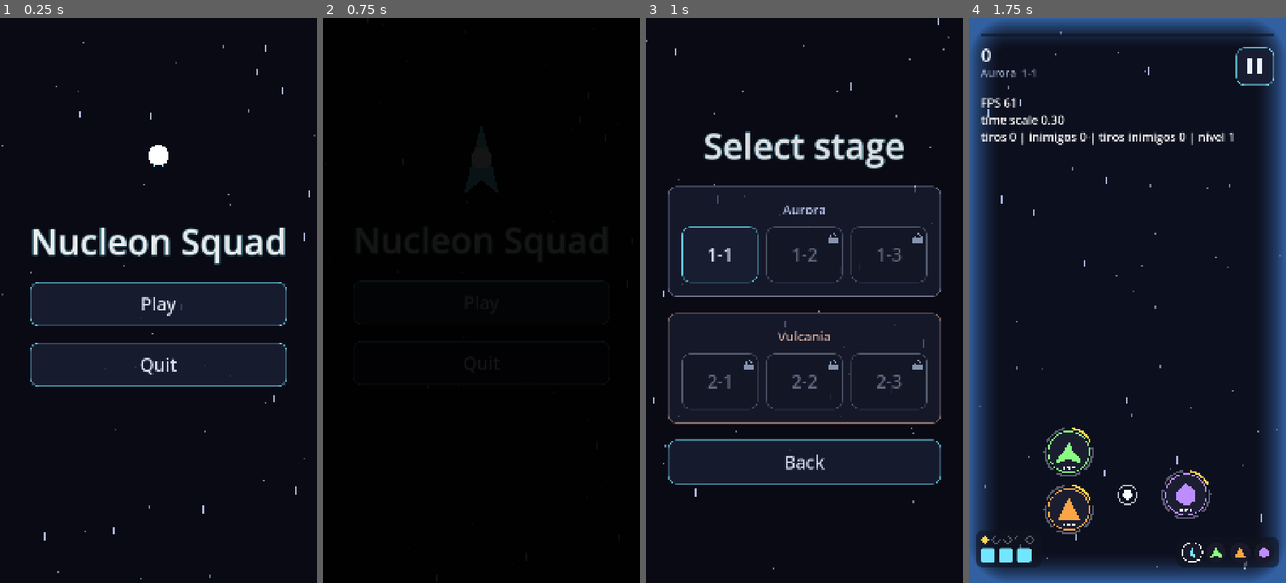
Above: before the commit, frames 1-4 (left to right).
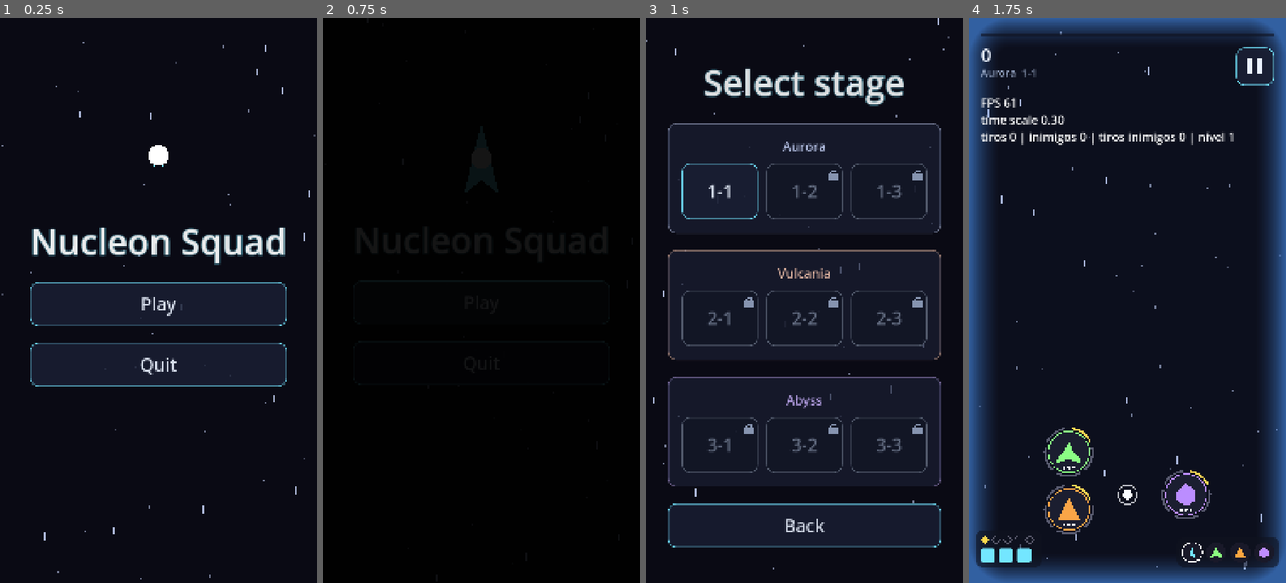
Above: after the commit, the same moments.

Repository: GDPonsoni/Nucleon-Squad-3D
Game: Godot game, scene res://scenes/menu.tscn
Two runs of this game, one before a commit and one after it. Both use one fixed random seed, a clock stepped at 60 frames per second and the inputs below.
Inputs (mouse positions are in pixels of both pictures, inside the frame that each line leads up to; where the layout moved, square brackets give the same spot in the first picture):
- Up to frame 1 (0.25 s): no input
- Up to frame 2 (0.75 s): click "Play" at 0.5 s
- Up to frame 3 (1 s): no input
- Up to frame 4 (1.75 s): click (1041, 187) [1041, 249] at 1.25 s

Frames 1-2 are identical in both runs. In frame 3, 19% of the frame differs, in the area x 6-94%, y 9-94%; in frame 4, nothing differs.

Commit message:
feat(core): adiciona capítulo 3 (Abismo) com fases de 4 a 5 minutos
Três fases mais longas (4:00, 4:30, 5:00) com todos os inimigos,
incluindo o Atirador, e de 10 a 13 ondas cada; a 3-3 termina com a
Umbra. Pool de inimigos sobe para 48 (ondas grandes chegavam ao limite).

Co-Authored-By: Claude Opus 5.5 <noreply@anthropic.com>

Diff:
--- a/data/campaign.tres
+++ b/data/campaign.tres
@@ -4,7 +4,8 @@
 [ext_resource type="Script" path="res://scripts/core/planet_data.gd" id="2_planet_script"]
 [ext_resource type="Resource" path="res://data/planets/planet_1.tres" id="3_planet_1"]
 [ext_resource type="Resource" path="res://data/planets/planet_2.tres" id="4_planet_2"]
+[ext_resource type="Resource" path="res://data/planets/planet_3.tres" id="5_planet_3"]
 
 [resource]
 script = ExtResource("1_script")
-planets = Array[ExtResource("2_planet_script")]([ExtResource("3_planet_1"), ExtResource("4_planet_2")])
+planets = Array[ExtResource("2_planet_script")]([ExtResource("3_planet_1"), ExtResource("4_planet_2"), ExtResource("5_planet_3")])
--- /dev/null
+++ b/data/planets/planet_3.tres
@@ -0,0 +1,15 @@
+[gd_resource type="Resource" script_class="PlanetData" format=3]
+
+[ext_resource type="Script" path="res://scripts/core/planet_data.gd" id="1_script"]
+[ext_resource type="Script" path="res://scripts/enemies/stage_data.gd" id="2_stage_script"]
+[ext_resource type="Resource" path="res://data/stages/p3_s1.tres" id="3_p3_s1"]
+[ext_resource type="Resource" path="res://data/stages/p3_s2.tres" id="4_p3_s2"]
+[ext_resource type="Resource" path="res://data/stages/p3_s3.tres" id="5_p3_s3"]
+
+[resource]
+script = ExtResource("1_script")
+id = &"planet_3"
+name_key = "PLANET_3_NAME"
+background_color = Color(0.05, 0.02, 0.08, 1)
+star_color = Color(0.8, 0.7, 1, 1)
+stages = Array[ExtResource("2_stage_script")]([ExtResource("3_p3_s1"), ExtResource("4_p3_s2"), ExtResource("5_p3_s3")])
--- /dev/null
+++ b/data/stages/p3_s1.tres
@@ -0,0 +1,152 @@
+[gd_resource type="Resource" script_class="StageData" format=3]
+
+[ext_resource type="Script" path="res://scripts/enemies/stage_data.gd" id="1_script"]
+[ext_resource type="Script" path="res://scripts/enemies/enemy_data.gd" id="2_enemy_script"]
+[ext_resource type="Script" path="res://scripts/enemies/wave_data.gd" id="3_wave_script"]
+[ext_resource type="Resource" path="res://data/enemies/drone.tres" id="4_drone"]
+[ext_resource type="Resource" path="res://data/enemies/aimer.tres" id="5_aimer"]
+[ext_resource type="Resource" path="res://data/enemies/kamikaze.tres" id="6_kamikaze"]
+[ext_resource type="Resource" path="res://data/enemies/tank.tres" id="7_tank"]
+[ext_resource type="Resource" path="res://data/enemies/spreader.tres" id="8_spreader"]
+
+[sub_resource type="Resource" id="Wave_0"]
+script = ExtResource("3_wave_script")
+time_seconds = 20.0
+enemy = ExtResource("8_spreader")
+formation = 0
+count = 2
+spacing = 500.0
+interval = 0.0
+x_ratio = 0.5
+side = 2
+y_ratio = 0.25
+dive_stagger = 0.15
+
+[sub_resource type="Resource" id="Wave_1"]
+script = ExtResource("3_wave_script")
+time_seconds = 40.0
+enemy = ExtResource("6_kamikaze")
+formation = 1
+count = 7
+spacing = 100.0
+interval = 0.0
+x_ratio = 0.5
+side = 2
+y_ratio = 0.25
+dive_stagger = 0.15
+
+[sub_resource type="Resource" id="Wave_2"]
+script = ExtResource("3_wave_script")
+time_seconds = 65.0
+enemy = ExtResource("5_aimer")
+formation = 3
+count = 6
+spacing = 110.0
+interval = 0.4
+x_ratio = 0.5
+side = 2
+y_ratio = 0.2
+dive_stagger = 0.15
+
+[sub_resource type="Resource" id="Wave_3"]
+script = ExtResource("3_wave_script")
+time_seconds = 90.0
+enemy = ExtResource("6_kamikaze")
+formation = 2
+count = 8
+spacing = 110.0
+interval = 0.3
+x_ratio = 0.3
+side = 2
+y_ratio = 0.25
+dive_stagger = 0.15
+
+[sub_resource type="Resource" id="Wave_4"]
+script = ExtResource("3_wave_script")
+time_seconds = 90.0
+enemy = ExtResource("6_kamikaze")
+formation = 2
+count = 8
+spacing = 110.0
+interval = 0.3
+x_ratio = 0.7
+side = 2
+y_ratio = 0.25
+dive_stagger = 0.15
+
+[sub_resource type="Resource" id="Wave_5"]
+script = ExtResource("3_wave_script")
+time_seconds = 120.0
+enemy = ExtResource("8_spreader")
+formation = 0
+count = 3
+spacing = 330.0
+interval = 0.0
+x_ratio = 0.5
+side = 2
+y_ratio = 0.25
+dive_stagger = 0.15
+
+[sub_resource type="Resource" id="Wave_6"]
+script = ExtResource("3_wave_script")
+time_seconds = 145.0
+enemy = ExtResource("6_kamikaze")
+formation = 1
+count = 9
+spacing = 95.0
+interval = 0.0
+x_ratio = 0.5
+side = 2
+y_ratio = 0.25
+dive_stagger = 0.15
+
+[sub_resource type="Resource" id="Wave_7"]
+script = ExtResource("3_wave_script")
+time_seconds = 170.0
+enemy = ExtResource("7_tank")
+formation = 0
+count = 2
+spacing = 450.0
+interval = 0.0
+x_ratio = 0.5
+side = 2
+y_ratio = 0.25
+dive_stagger = 0.15
+
+[sub_resource type="Resource" id="Wave_8"]
+script = ExtResource("3_wave_script")
+time_seconds = 195.0
+enemy = ExtResource("5_aimer")
+formation = 3
+count = 8
+spacing = 110.0
+interval = 0.35
+x_ratio = 0.5
+side = 2
+y_ratio = 0.3
+dive_stagger = 0.15
+
+[sub_resource type="Resource" id="Wave_9"]
+script = ExtResource("3_wave_script")
+time_seconds = 215.0
+enemy = ExtResource("6_kamikaze")
+formation = 1
+count = 9
+spacing = 95.0
+interval = 0.0
+x_ratio = 0.35
+side = 2
+y_ratio = 0.25
+dive_stagger = 0.15
+
+[resource]
+script = ExtResource("1_script")
+id = &"p3_s1"
+duration_seconds = 240.0
+enemies = Array[ExtResource("2_enemy_script")]([ExtResource("4_drone"), ExtResource("5_aimer"), ExtResource("6_kamikaze"), ExtResource("8_spreader"), ExtResource("7_tank")])
+spawn_weights = PackedFloat32Array(2.0, 2.0, 2.0, 1.0, 0.4)
+waves = Array[ExtResource("3_wave_script")]([SubResource("Wave_0"), SubResource("Wave_1"), SubResource("Wave_2"), SubResource("Wave_3"), SubResource("Wave_4"), SubResource("Wave_5"), SubResource("Wave_6"), SubResource("Wave_7"), SubResource("Wave_8"), SubResource("Wave_9")])
+start_delay = 1.5
+spawn_interval_min = 0.6
+spawn_interval_max = 1.0
+spawn_margin_x = 80.0
--- /dev/null
+++ b/data/stages/p3_s2.tres
@@ -0,0 +1,165 @@
+[gd_resource type="Resource" script_class="StageData" format=3]
+
+[ext_resource type="Script" path="res://scripts/enemies/stage_data.gd" id="1_script"]
+[ext_resource type="Script" path="res://scripts/enemies/enemy_data.gd" id="2_enemy_script"]
+[ext_resource type="Script" path="res://scripts/enemies/wave_data.gd" id="3_wave_script"]
+[ext_resource type="Resource" path="res://data/enemies/drone.tres" id="4_drone"]
+[ext_resource type="Resource" path="res://data/enemies/aimer.tres" id="5_aimer"]
+[ext_resource type="Resource" path="res://data/enemies/kamikaze.tres" id="6_kamikaze"]
+[ext_resource type="Resource" path="res://data/enemies/tank.tres" id="7_tank"]
+[ext_resource type="Resource" path="res://data/enemies/spreader.tres" id="8_spreader"]
+
+[sub_resource type="Resource" id="Wave_0"]
+script = ExtResource("3_wave_script")
+time_seconds = 20.0
+enemy = ExtResource("6_kamikaze")
+formation = 1
+count = 9
+spacing = 95.0
+interval = 0.0
+x_ratio = 0.5
+side = 2
+y_ratio = 0.25
+dive_stagger = 0.15
+
+[sub_resource type="Resource" id="Wave_1"]
+script = ExtResource("3_wave_script")
+time_seconds = 45.0
+enemy = ExtResource("8_spreader")
+formation = 0
+count = 3
+spacing = 330.0
+interval = 0.0
+x_ratio = 0.5
+side = 2
+y_ratio = 0.25
+dive_stagger = 0.15
+
+[sub_resource type="Resource" id="Wave_2"]
+script = ExtResource("3_wave_script")
+time_seconds = 70.0
+enemy = ExtResource("5_aimer")
+formation = 3
+count = 8
+spacing = 110.0
+interval = 0.35
+x_ratio = 0.5
+side = 2
+y_ratio = 0.15
+dive_stagger = 0.15
+
+[sub_resource type="Resource" id="Wave_3"]
+script = ExtResource("3_wave_script")
+time_seconds = 95.0
+enemy = ExtResource("6_kamikaze")
+formation = 1
+count = 7
+spacing = 100.0
+interval = 0.0
+x_ratio = 0.3
+side = 2
+y_ratio = 0.25
+dive_stagger = 0.15
+
+[sub_resource type="Resource" id="Wave_4"]
+script = ExtResource("3_wave_script")
+time_seconds = 95.0
+enemy = ExtResource("6_kamikaze")
+formation = 1
+count = 7
+spacing = 100.0
+interval = 0.0
+x_ratio = 0.7
+side = 2
+y_ratio = 0.25
+dive_stagger = 0.15
+
+[sub_resource type="Resource" id="Wave_5"]
+script = ExtResource("3_wave_script")
+time_seconds = 125.0
+enemy = ExtResource("7_tank")
+formation = 0
+count = 2
+spacing = 450.0
+interval = 0.0
+x_ratio = 0.5
+side = 2
+y_ratio = 0.25
+dive_stagger = 0.15
+
+[sub_resource type="Resource" id="Wave_6"]
+script = ExtResource("3_wave_script")
+time_seconds = 150.0
+enemy = ExtResource("6_kamikaze")
+formation = 2
+count = 10
+spacing = 110.0
+interval = 0.25
+x_ratio = 0.5
+side = 2
+y_ratio = 0.25
+dive_stagger = 0.15
+
+[sub_resource type="Resource" id="Wave_7"]
+script = ExtResource("3_wave_script")
+time_seconds = 175.0
+enemy = ExtResource("8_spreader")
+formation = 0
+count = 4
+spacing = 250.0
+interval = 0.0
+x_ratio = 0.5
+side = 2
+y_ratio = 0.25
+dive_stagger = 0.15
+
+[sub_resource type="Resource" id="Wave_8"]
+script = ExtResource("3_wave_script")
+time_seconds = 200.0
+enemy = ExtResource("5_aimer")
+formation = 3
+count = 10
+spacing = 110.0
+interval = 0.3
+x_ratio = 0.5
+side = 2
+y_ratio = 0.25
+dive_stagger = 0.15
+
+[sub_resource type="Resource" id="Wave_9"]
+script = ExtResource("3_wave_script")
+time_seconds = 225.0
+enemy = ExtResource("6_kamikaze")
+formation = 1
+count = 11
+spacing = 85.0
+interval = 0.0
+x_ratio = 0.5
+side = 2
+y_ratio = 0.25
+dive_stagger = 0.15
+
+[sub_resource type="Resource" id="Wave_10"]
+script = ExtResource("3_wave_script")
+time_seconds = 245.0
+enemy = ExtResource("7_tank")
+formation = 0
+count = 3
+spacing = 330.0
+interval = 0.0
+x_ratio = 0.5
+side = 2
+y_ratio = 0.25
+dive_stagger = 0.15
+
+[resource]
+script = ExtResource("1_script")
+id = &"p3_s2"
+duration_seconds = 270.0
+enemies = Array[ExtResource("2_enemy_script")]([ExtResource("4_drone"), ExtResource("5_aimer"), ExtResource("6_kamikaze"), ExtResource("8_spreader"), ExtResource("7_tank")])
+spawn_weights = PackedFloat32Array(2.0, 2.0, 2.5, 1.5, 0.6)
+waves = Array[ExtResource("3_wave_script")]([SubResource("Wave_0"), SubResource("Wave_1"), SubResource("Wave_2"), SubResource("Wave_3"), SubResource("Wave_4"), SubResource("Wave_5"), SubResource("Wave_6"), SubResource("Wave_7"), SubResource("Wave_8"), SubResource("Wave_9"), SubResource("Wave_10")])
+start_delay = 1.5
+spawn_interval_min = 0.55
+spawn_interval_max = 0.95
+spawn_margin_x = 80.0
--- /dev/null
+++ b/data/stages/p3_s3.tres
@@ -0,0 +1,193 @@
+[gd_resource type="Resource" script_class="StageData" format=3]
+
+[ext_resource type="Script" path="res://scripts/enemies/stage_data.gd" id="1_script"]
+[ext_resource type="Script" path="res://scripts/enemies/enemy_data.gd" id="2_enemy_script"]
+[ext_resource type="Script" path="res://scripts/enemies/wave_data.gd" id="3_wave_script"]
+[ext_resource type="Resource" path="res://data/enemies/drone.tres" id="4_drone"]
+[ext_resource type="Resource" path="res://data/enemies/aimer.tres" id="5_aimer"]
+[ext_resource type="Resource" path="res://data/enemies/kamikaze.tres" id="6_kamikaze"]
+[ext_resource type="Resource" path="res://data/enemies/tank.tres" id="7_tank"]
+[ext_resource type="Resource" path="res://data/enemies/spreader.tres" id="8_spreader"]
+[ext_resource type="Resource" path="res://data/bosses/boss_3.tres" id="9_boss"]
+
+[sub_resource type="Resource" id="Wave_0"]
+script = ExtResource("3_wave_script")
+time_seconds = 20.0
+enemy = ExtResource("6_kamikaze")
+formation = 1
+count = 9
+spacing = 95.0
+interval = 0.0
+x_ratio = 0.5
+side = 2
+y_ratio = 0.25
+dive_stagger = 0.15
+
+[sub_resource type="Resource" id="Wave_1"]
+script = ExtResource("3_wave_script")
+time_seconds = 40.0
+enemy = ExtResource("8_spreader")
+formation = 0
+count = 3
+spacing = 330.0
+interval = 0.0
+x_ratio = 0.5
+side = 2
+y_ratio = 0.25
+dive_stagger = 0.15
+
+[sub_resource type="Resource" id="Wave_2"]
+script = ExtResource("3_wave_script")
+time_seconds = 60.0
+enemy = ExtResource("5_aimer")
+formation = 3
+count = 10
+spacing = 110.0
+interval = 0.3
+x_ratio = 0.5
+side = 2
+y_ratio = 0.2
+dive_stagger = 0.15
+
+[sub_resource type="Resource" id="Wave_3"]
+script = ExtResource("3_wave_script")
+time_seconds = 85.0
+enemy = ExtResource("6_kamikaze")
+formation = 1
+count = 9
+spacing = 95.0
+interval = 0.0
+x_ratio = 0.3
+side = 2
+y_ratio = 0.25
+dive_stagger = 0.15
+
+[sub_resource type="Resource" id="Wave_4"]
+script = ExtResource("3_wave_script")
+time_seconds = 85.0
+enemy = ExtResource("6_kamikaze")
+formation = 1
+count = 9
+spacing = 95.0
+interval = 0.0
+x_ratio = 0.7
+side = 2
+y_ratio = 0.25
+dive_stagger = 0.15
+
+[sub_resource type="Resource" id="Wave_5"]
+script = ExtResource("3_wave_script")
+time_seconds = 115.0
+enemy = ExtResource("7_tank")
+formation = 0
+count = 3
+spacing = 330.0
+interval = 0.0
+x_ratio = 0.5
+side = 2
+y_ratio = 0.25
+dive_stagger = 0.15
+
+[sub_resource type="Resource" id="Wave_6"]
+script = ExtResource("3_wave_script")
+time_seconds = 140.0
+enemy = ExtResource("6_kamikaze")
+formation = 2
+count = 10
+spacing = 110.0
+interval = 0.25
+x_ratio = 0.25
+side = 2
+y_ratio = 0.25
+dive_stagger = 0.15
+
+[sub_resource type="Resource" id="Wave_7"]
+script = ExtResource("3_wave_script")
+time_seconds = 150.0
+enemy = ExtResource("6_kamikaze")
+formation = 2
+count = 10
+spacing = 110.0
+interval = 0.25
+x_ratio = 0.75
+side = 2
+y_ratio = 0.25
+dive_stagger = 0.15
+
+[sub_resource type="Resource" id="Wave_8"]
+script = ExtResource("3_wave_script")
+time_seconds = 175.0
+enemy = ExtResource("8_spreader")
+formation = 0
+count = 4
+spacing = 250.0
+interval = 0.0
+x_ratio = 0.5
+side = 2
+y_ratio = 0.25
+dive_stagger = 0.15
+
+[sub_resource type="Resource" id="Wave_9"]
+script = ExtResource("3_wave_script")
+time_seconds = 200.0
+enemy = ExtResource("5_aimer")
+formation = 3
+count = 12
+spacing = 110.0
+interval = 0.25
+x_ratio = 0.5
+side = 2
+y_ratio = 0.3
+dive_stagger = 0.15
+
+[sub_resource type="Resource" id="Wave_10"]
+script = ExtResource("3_wave_script")
+time_seconds = 225.0
+enemy = ExtResource("6_kamikaze")
+formation = 1
+count = 11
+spacing = 85.0
+interval = 0.0
+x_ratio = 0.5
+side = 2
+y_ratio = 0.25
+dive_stagger = 0.15
+
+[sub_resource type="Resource" id="Wave_11"]
+script = ExtResource("3_wave_script")
+time_seconds = 250.0
+enemy = ExtResource("7_tank")
+formation = 0
+count = 3
+spacing = 330.0
+interval = 0.0
+x_ratio = 0.5
+side = 2
+y_ratio = 0.25
+dive_stagger = 0.15
+
+[sub_resource type="Resource" id="Wave_12"]
+script = ExtResource("3_wave_script")
+time_seconds = 270.0
+enemy = ExtResource("6_kamikaze")
+formation = 1
+count = 11
+spacing = 85.0
+interval = 0.0
+x_ratio = 0.4
+side = 2
+y_ratio = 0.25
+dive_stagger = 0.15
+
+[resource]
+script = ExtResource("1_script")
+id = &"p3_s3"
+duration_seconds = 300.0
+enemies = Array[ExtResource("2_enemy_script")]([ExtResource("4_drone"), ExtResource("5_aimer"), ExtResource("6_kamikaze"), ExtResource("8_spreader"), ExtResource("7_tank")])
+spawn_weights = PackedFloat32Array(2.0, 2.5, 2.5, 2.0, 0.8)
+waves = Array[ExtResource("3_wave_script")]([SubResource("Wave_0"), SubResource("Wave_1"), SubResource("Wave_2"), SubResource("Wave_3"), SubResource("Wave_4"), SubResource("Wave_5"), SubResource("Wave_6"), SubResource("Wave_7"), SubResource("Wave_8"), SubResource("Wave_9"), SubResource("Wave_10"), SubResource("Wave_11"), SubResource("Wave_12")])
+boss = ExtResource("9_boss")
+start_delay = 1.5
+spawn_interval_min = 0.5
+spawn_interval_max = 0.9
+spawn_margin_x = 80.0
--- a/scripts/core/params.gd
+++ b/scripts/core/params.gd
@@ -129,7 +129,7 @@
 # --- Inimigos e fase (tipos e ondas ficam em data/) ---
 var campaign_path: String = "res://data/campaign.tres"
 var stage_clear_timeout: float = 6.0  # após o tempo da fase, espera no máximo isso pelos inimigos restantes
-var enemy_pool_size: int = 24
+var enemy_pool_size: int = 48
 var enemy_bullet_pool_size: int = 400
 var enemy_hit_flash_seconds: float = 0.06
 var explosion_pool_size: int = 24
